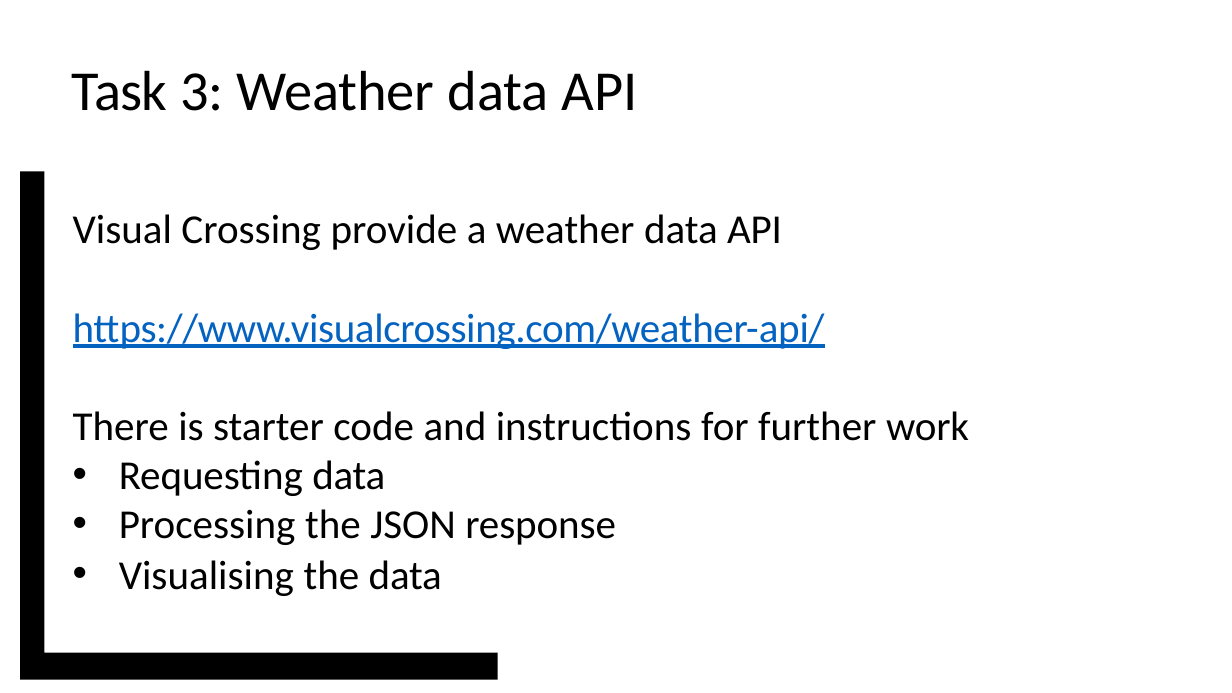
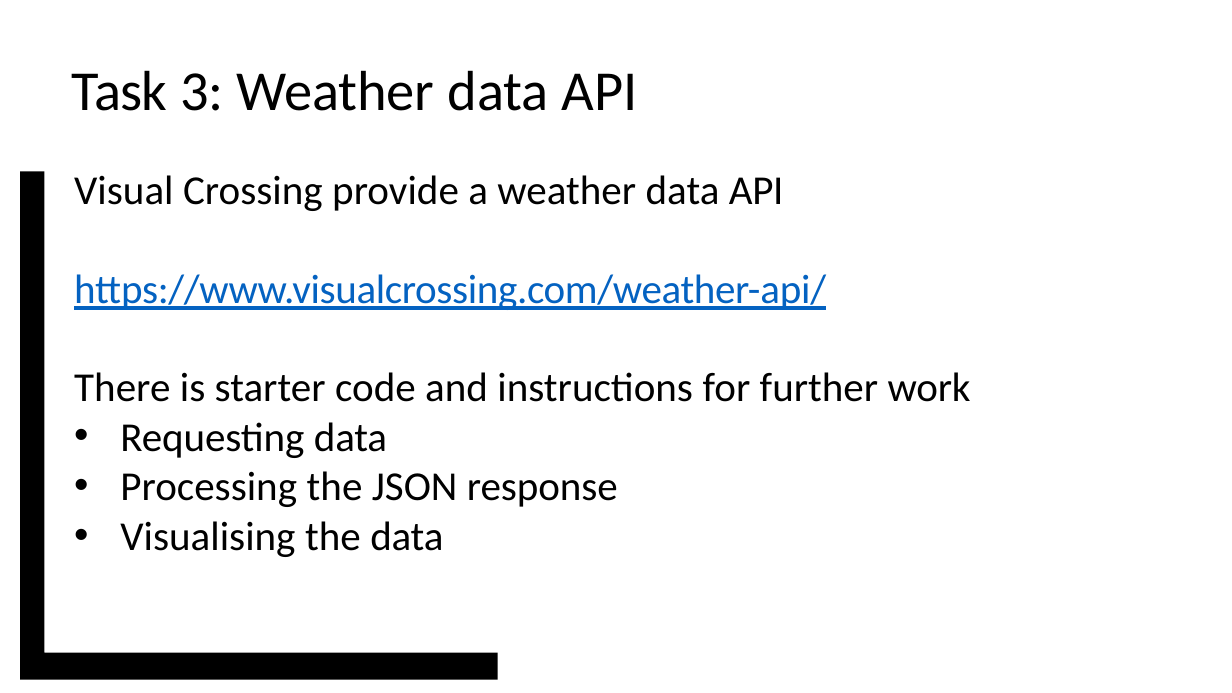
Before and after one commit to vcboy1/Leeds, a slide deck: slide 19 of 26fall/1850/Note/w1.8_s2.pptx. Drawn at 1232x693 pixels with LibreOffice and Linux fonts; fonts in the diff are those of the drawing; background and template pictures are left out. Boxes give left, top, right and bottom in pixels: in the first picture for what was removed or moved away, otherwise in the second. Text is boxed around its words. In the diff, an @@ line names an element or a change of style, - is before the commit and + after.

```diff
--- a/26fall/1850/Note/w1.8_s2.pptx
+++ b/26fall/1850/Note/w1.8_s2.pptx
@@ text "Visual Crossing provide a weather ...": place and size @@
-text "Visual Crossing provide a weather ..." at [73,214,969,596]
+text "Visual Crossing provide a weather ..." at [74,175,971,557]
```
Also in this commit, not shown: 12 other slides changed, 32 other files.
